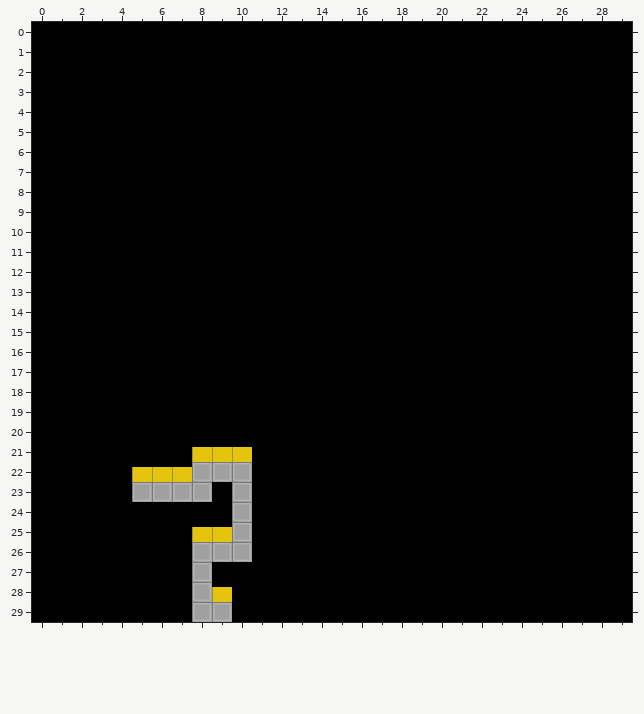
Tiled map, stored at gameTest/Resources/res/map3.tmx. The picture above was drawn from the file before the commit.
Cells are 64x64 px. Shown: x 0..29, y 0..29.
The same view after the edit:
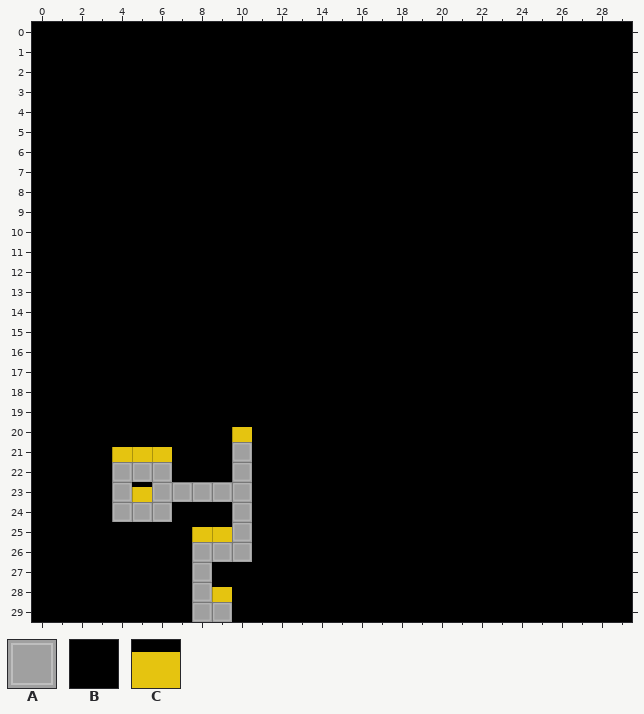
Key: from "tileset_basic": A 0, B 1, C 2.
_ is an empty cell.
The edit:
Layer "MAP":
Tile A replaces tile B in row 22 at x 4; in row 23 at x 4 and 9; in row 24 at x 4 to 6.
Tile A replaces tile C in row 21 at x 10; in row 22 at x 5 to 6.
Tile B replaces tile A in row 22 at x 8 to 9.
Tile B replaces tile C in row 21 at x 8 to 9; in row 22 at x 7.
Tile C replaces tile A in row 23 at x 5.
Tile C replaces tile B in row 20 at x 10; in row 21 at x 4 to 6.
Pixel boxes of the changes (left, top, right, bottom) in both pictures:
changed: (112, 427, 252, 522)
